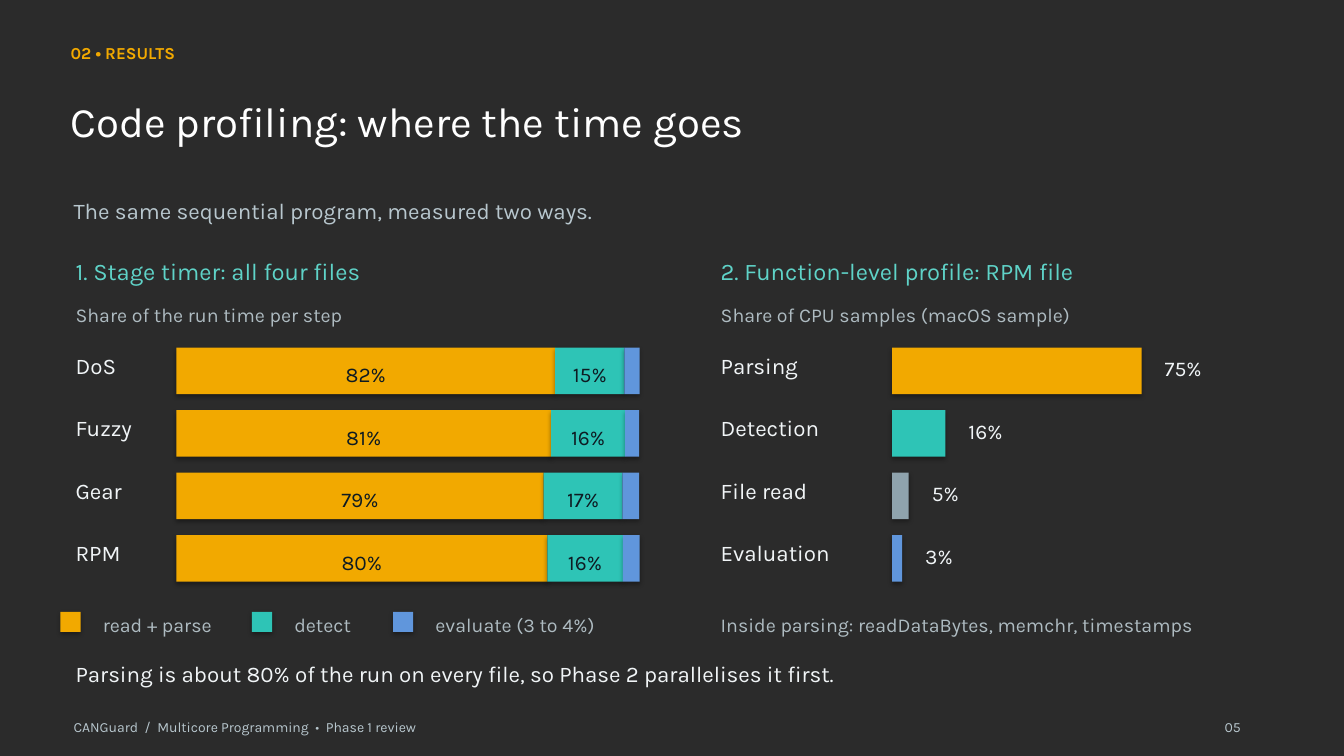
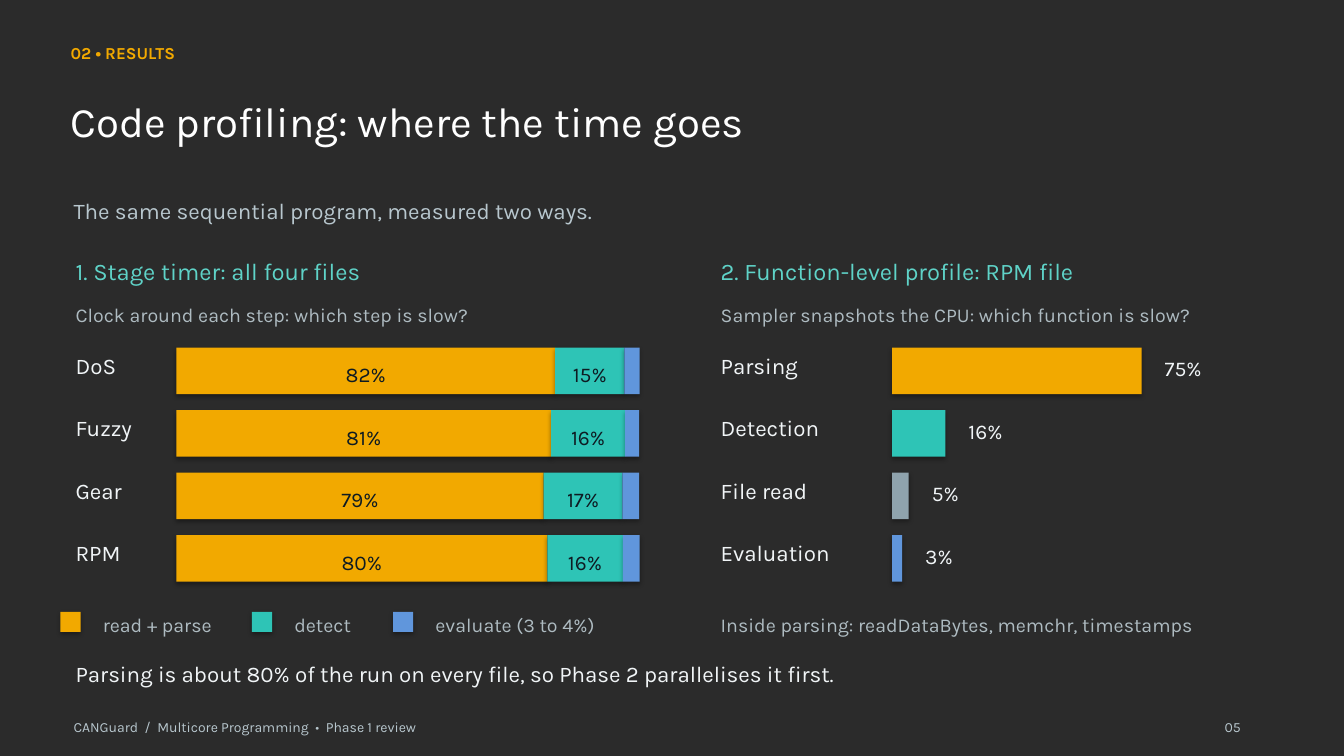
Before and after one commit to TaniaGirish12/CANGuard, a slide deck: slide 5 of docs/MCP_Presentation_vehicle.pptx. Drawn at 1344x756 pixels with LibreOffice and Linux fonts; fonts in the diff are those of the drawing; background and template pictures are left out; a plain dark background stands for a picture behind light text. Boxes give left, top, right and bottom in pixels: in the first picture for what was removed or moved away, otherwise in the second. Text is boxed around its words. In the diff, an @@ line names an element or a change of style, - is before the commit and + after.

```diff
--- a/docs/MCP_Presentation_vehicle.pptx
+++ b/docs/MCP_Presentation_vehicle.pptx
@@ text at (x1=76, y1=308, x2=468, y2=327): text changed @@
-Share of the run time per step
+Clock around each step: which step is slow?
@@ text at (x1=721, y1=308, x2=1189, y2=327): text changed @@
-Share of CPU samples (macOS sample)
+Sampler snapshots the CPU: which function is slow?
```
